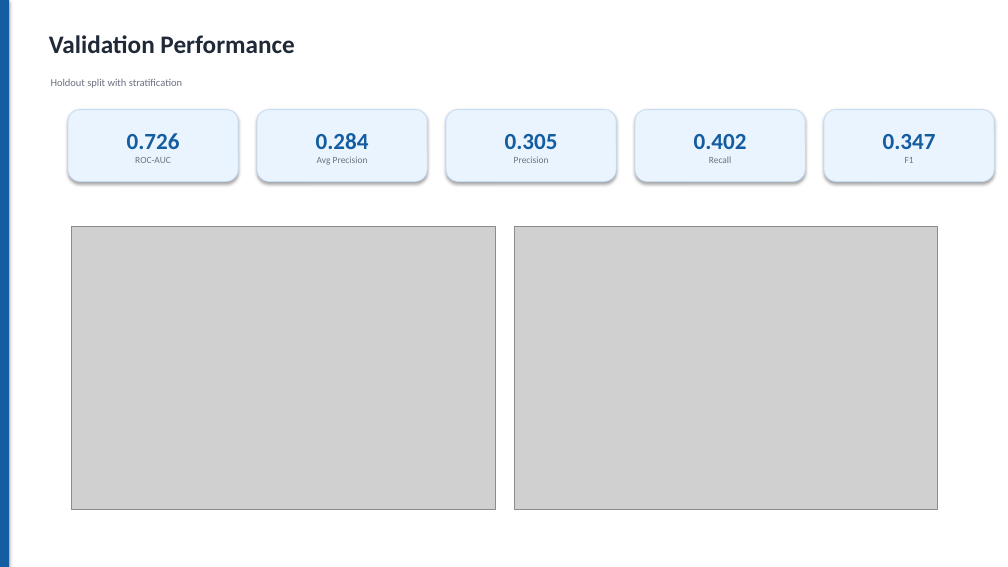
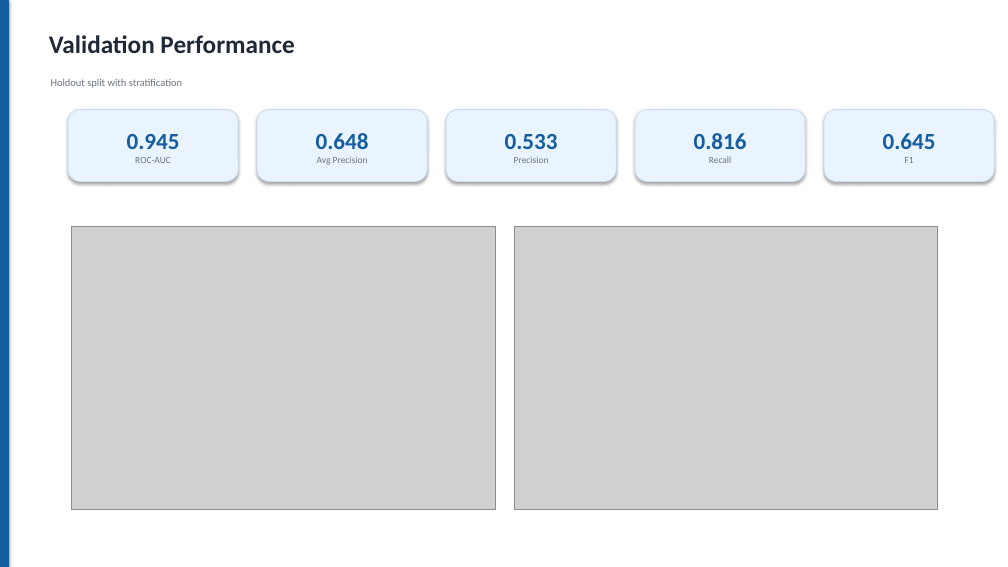
Before and after one commit to Tony-chauhan/churnzero-26-banking-churn-prediction, a slide deck: slide 6 of submission/ChurnZero_26_Round2_Presentation.pptx. Drawn at 1008x567 pixels with LibreOffice and Linux fonts; fonts in the diff are those of the drawing; grey boxes stand for pictures. Boxes give left, top, right and bottom in pixels: in the first picture for what was removed or moved away, otherwise in the second. Text is boxed around its words. In the diff, an @@ line names an element or a change of style, - is before the commit and + after.

```diff
--- a/submission/ChurnZero_26_Round2_Presentation.pptx
+++ b/submission/ChurnZero_26_Round2_Presentation.pptx
@@ text in rounded rectangle at (127,134,180,149): text changed @@
-0.726
+0.945
@@ text in rounded rectangle at (316,133,369,149): text changed @@
-0.284
+0.648
@@ text in rounded rectangle at (505,134,558,149): text changed @@
-0.305
+0.533
@@ text in rounded rectangle at (694,133,747,149): text changed @@
-0.402
+0.816
@@ text in rounded rectangle at (883,133,936,149): text changed @@
-0.347
+0.645
```
Also in this commit, not shown: 4 other slides changed, 11 other files.
